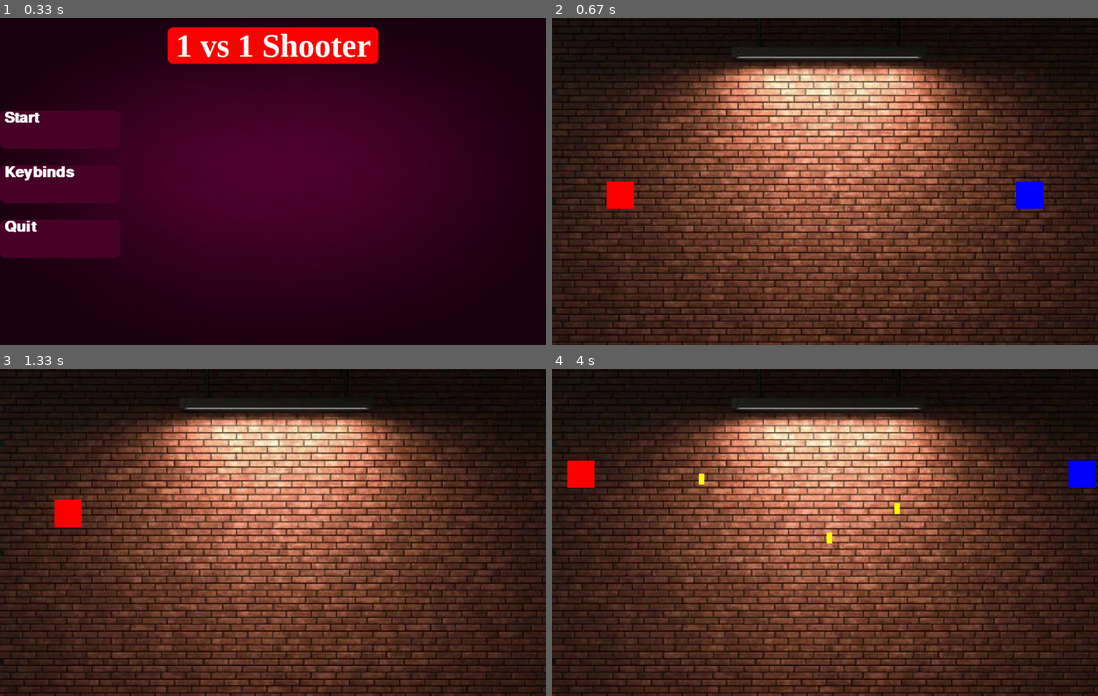
Above: before the commit, frames 1-4 (two rows, left to right).
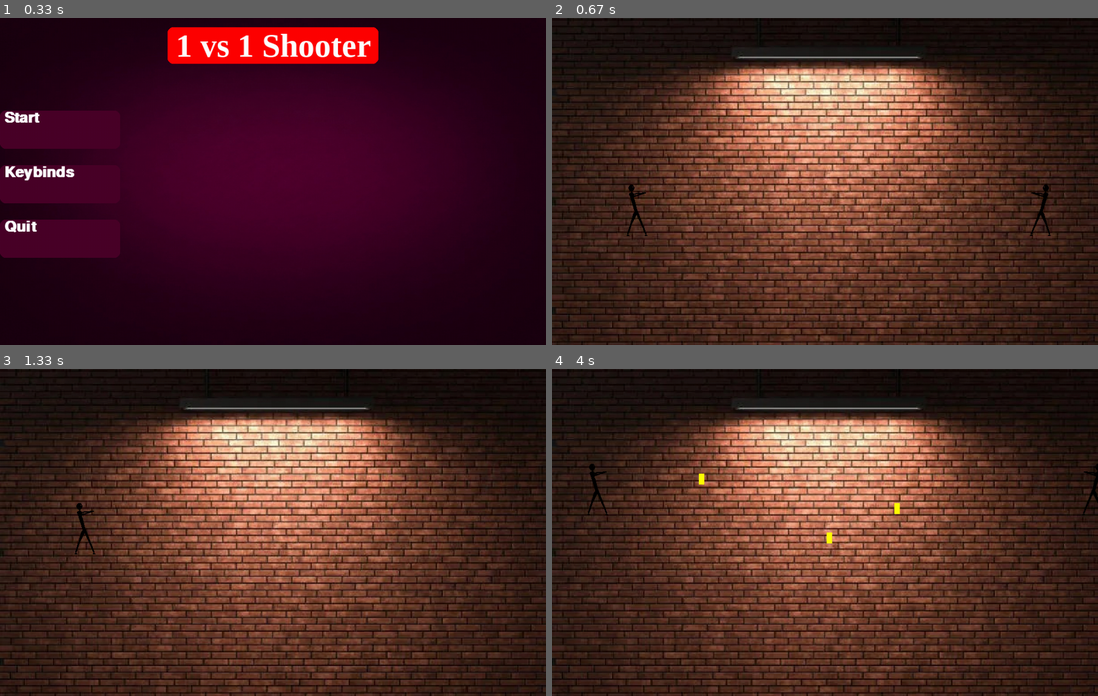
Above: after the commit, the same moments.

Repository: 25-26-1AHIF/pygameproject-1v1_shooter
Game: pygame game, started from main.py
Same seed, same stepped clock (60 frames per second), same inputs: the game is played once before the commit and once after it.
Inputs (mouse positions are in pixels of both pictures, inside the frame that each line leads up to):
- Up to frame 1 (0.33 s): no input
- Up to frame 2 (0.67 s): click "Start" at 0.38 s
- Up to frame 3 (1.33 s): hold Right 0.67-1.13 s; move the mouse to (273, 552) at 0.7 s; hold Up from 1.17 s (still down); hold W from 1.17 s (still down)
- Up to frame 4 (4 s): release Up at 1.47 s; release W at 1.47 s; hold Right 1.5-1.97 s; hold D 1.5-1.97 s; tap E at 1.65, 3.05 s; hold Left 2-2.53 s; hold A 2-2.53 s; tap Right Shift at 2.15, 3.48 s; hold Down 2.57-2.87 s; hold S 2.57-2.87 s; hold Left 2.9-3.3 s; hold A 2.9-3.3 s; hold Up 3.33-3.7 s; hold W 3.33-3.7 s; hold Right from 3.73 s (still down); hold D from 3.73 s (still down)

Frame 1 is identical in both runs. In frame 2, 1.0% of the frame differs, in the area x 10-92%, y 50-67%; in frame 3, 0.5%; in frame 4, 1.0%.

Commit message:
bilder eingefügt mit KI bis wir es in der schule gelernt haaben

Diff:
--- a/GameVariables/Player.py
+++ b/GameVariables/Player.py
@@ -1,6 +1,7 @@
 import pygame
 from GameVariables.GameVariables import GameVariables as GV
 from GameVariables.Rocket import Rocket, Rockets
+
 
 
 class Player1:
@@ -10,6 +11,7 @@
         self.y = GV.SCREEN_HEIGHT // 2
         self.dx = 6
         self.rockets = Rockets(screen)
+        self.image = pygame.image.load("bilder/Personarmnachrechts.png")
 
     def shoot(self):
         muni_x = self.x + 25
@@ -31,11 +33,13 @@
     def update_and_draw(self):
         self.move()
         self.rockets.update_and_draw()
-        pygame.draw.rect(self.screen, "red", (self.x, self.y, 50, 50))
+        # KI bis wir es gelernt haben
+        self.screen.blit(self.image, (self.x, self.y))
 
 
 class Player2:
     def __init__(self, screen):
+        self.image = pygame.image.load("bilder/Personarmnachlinks.png")
         self.screen = screen
         self.x = GV.SCREEN_WIDTH - 150
         self.y = GV.SCREEN_HEIGHT // 2
@@ -62,4 +66,5 @@
     def update_and_draw(self):
         self.move()
         self.rockets.update_and_draw()
-        pygame.draw.rect(self.screen, "blue", (self.x, self.y, 50, 50))
+        # KI bis wir es gelernt haben
+        self.screen.blit(self.image, (self.x, self.y))
